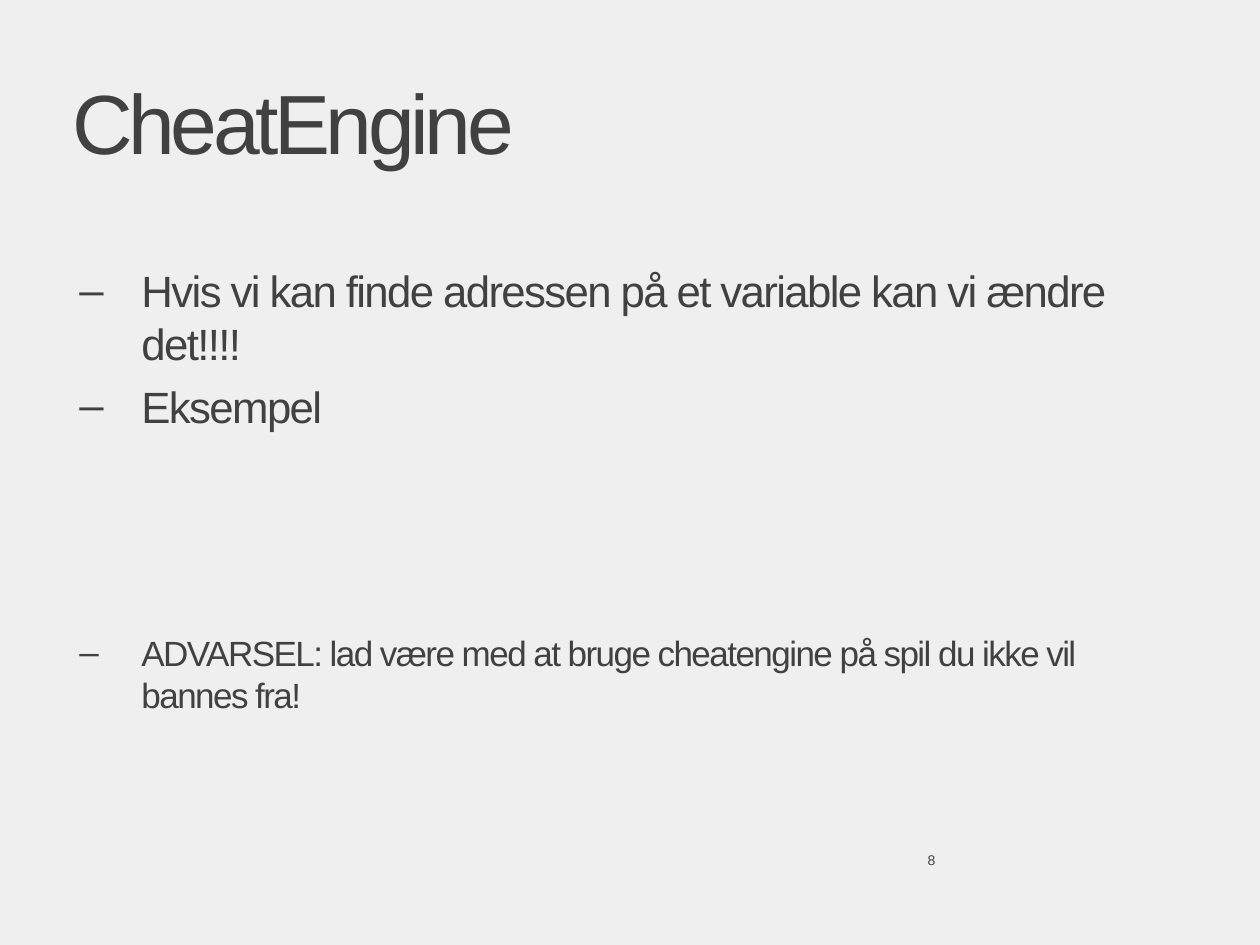
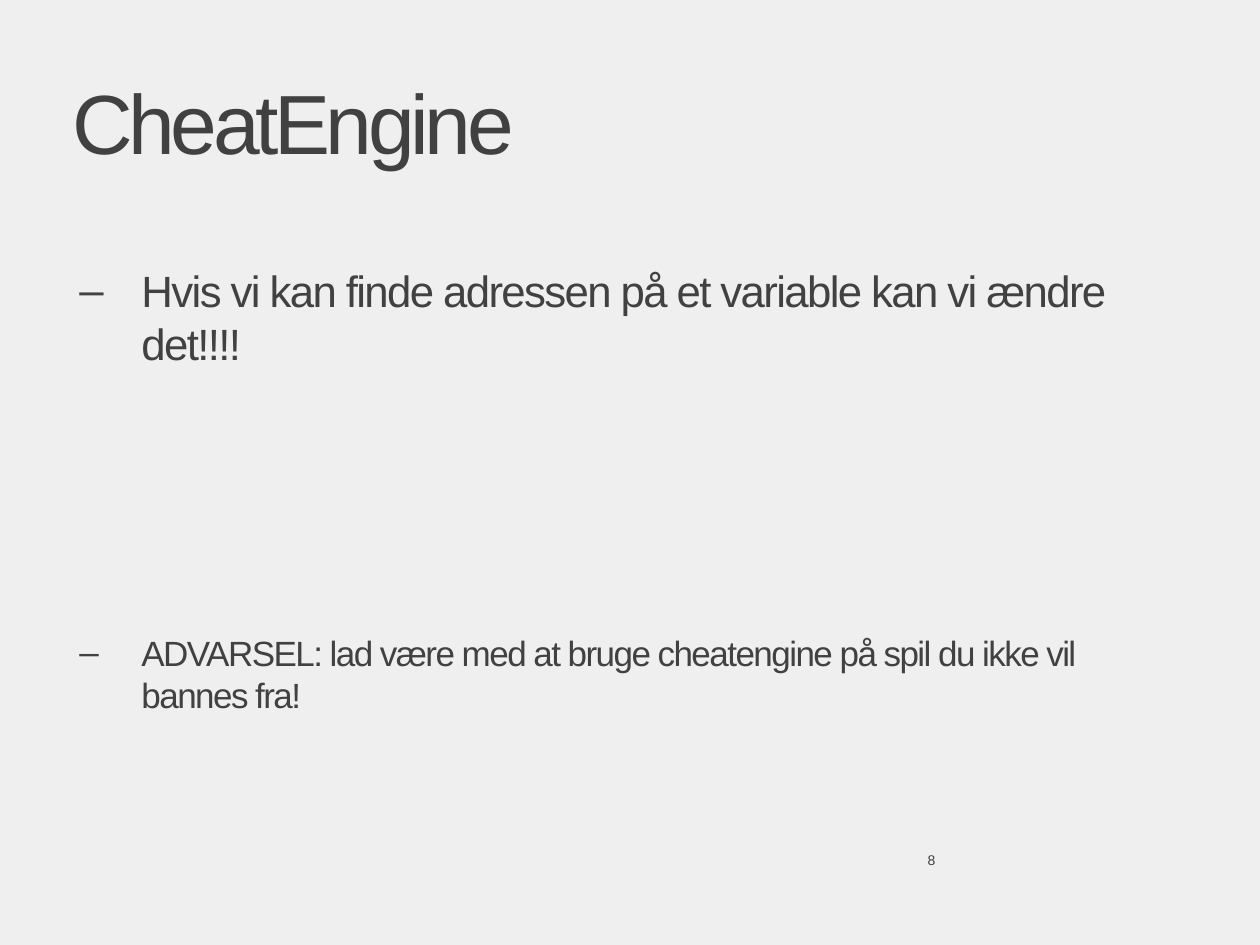
Before and after one commit to soenderup21/IT-Snyd-Og-Bedrag, a slide deck: slide 8 of Praesentation IT_SnydOgBedrag.pptx. Drawn at 1260x945 pixels with LibreOffice and Linux fonts; fonts in the diff are those of the drawing; background and template pictures are left out. Boxes give left, top, right and bottom in pixels: in the first picture for what was removed or moved away, otherwise in the second. Text is boxed around its words. In the diff, an @@ line names an element or a change of style, - is before the commit and + after.

```diff
--- a/Praesentation IT_SnydOgBedrag.pptx
+++ b/Praesentation IT_SnydOgBedrag.pptx
@@ text at bbox=[141, 391, 322, 432]: paragraph removed @@
-– Eksempel
```
Also in this commit, not shown: 4 other slides changed, 1 other file.
